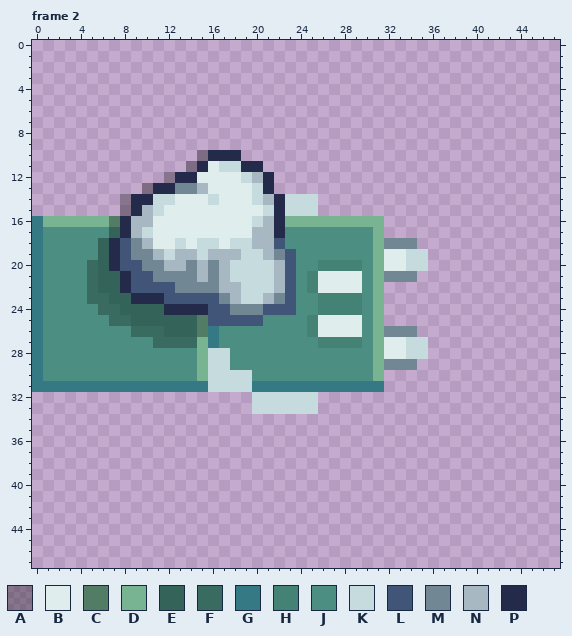
Pixel-art file: public/assets/graphics/snek-wearables.ase. The picture above was drawn from the file before the commit.
48x48 pixels, 23 frames. Colours within 5 levels of each other are drawn and written as one. Shown: frame 2. The commit also changed other frames, which this record leaves out.
Palette (. is transparent): A #0000004f  B #dfeded  C #537c65  D #78b392  E #34635a  F #396b61  G #357985  H #458276  J #4c8f82  K #c6dbde  L #405578  M #728794  N #a7b8c2  P #242b4a
After the commit:
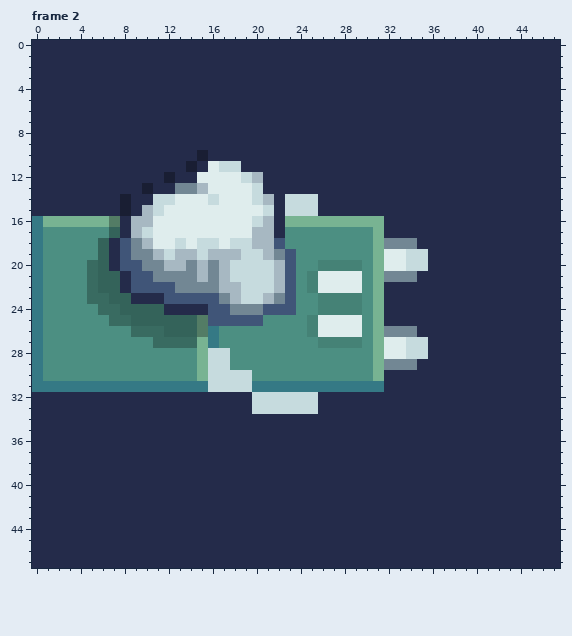
Diff:
layer "bg" now shown
colour A: #0000004f -> #191e33
Changed rows in their new state; - is a pixel that keeps its letter.
Frame 2, layer "bg":
first column x 0:
 0 PPPPPPPPPPPPPPPPPPPPPPPPPPPPPPPPPPPPPPPPPPPPPPPP
 1 PPPPPPPPPPPPPPPPPPPPPPPPPPPPPPPPPPPPPPPPPPPPPPPP
 2 PPPPPPPPPPPPPPPPPPPPPPPPPPPPPPPPPPPPPPPPPPPPPPPP
 3 PPPPPPPPPPPPPPPPPPPPPPPPPPPPPPPPPPPPPPPPPPPPPPPP
 4 PPPPPPPPPPPPPPPPPPPPPPPPPPPPPPPPPPPPPPPPPPPPPPPP
 5 PPPPPPPPPPPPPPPPPPPPPPPPPPPPPPPPPPPPPPPPPPPPPPPP
 6 PPPPPPPPPPPPPPPPPPPPPPPPPPPPPPPPPPPPPPPPPPPPPPPP
 7 PPPPPPPPPPPPPPPPPPPPPPPPPPPPPPPPPPPPPPPPPPPPPPPP
 8 PPPPPPPPPPPPPPPPPPPPPPPPPPPPPPPPPPPPPPPPPPPPPPPP
 9 PPPPPPPPPPPPPPPPPPPPPPPPPPPPPPPPPPPPPPPPPPPPPPPP
10 PPPPPPPPPPPPPPP----PPPPPPPPPPPPPPPPPPPPPPPPPPPPP
11 PPPPPPPPPPPPPP-------PPPPPPPPPPPPPPPPPPPPPPPPPPP
12 PPPPPPPPPPPP----------PPPPPPPPPPPPPPPPPPPPPPPPPP
13 PPPPPPPPPP------------PPPPPPPPPPPPPPPPPPPPPPPPPP
14 PPPPPPPP------------------PPPPPPPPPPPPPPPPPPPPPP
15 PPPPPPPP------------------PPPPPPPPPPPPPPPPPPPPPP
16 --------------------------------PPPPPPPPPPPPPPPP
17 --------------------------------PPPPPPPPPPPPPPPP
18 -----------------------------------PPPPPPPPPPPPP
19 ------------------------------------PPPPPPPPPPPP
20 ------------------------------------PPPPPPPPPPPP
21 -----------------------------------PPPPPPPPPPPPP
22 --------------------------------PPPPPPPPPPPPPPPP
23 --------------------------------PPPPPPPPPPPPPPPP
24 --------------------------------PPPPPPPPPPPPPPPP
25 --------------------------------PPPPPPPPPPPPPPPP
26 -----------------------------------PPPPPPPPPPPPP
27 ------------------------------------PPPPPPPPPPPP
28 ------------------------------------PPPPPPPPPPPP
29 -----------------------------------PPPPPPPPPPPPP
30 --------------------------------PPPPPPPPPPPPPPPP
31 --------------------------------PPPPPPPPPPPPPPPP
32 PPPPPPPPPPPPPPPPPPPP------PPPPPPPPPPPPPPPPPPPPPP
33 PPPPPPPPPPPPPPPPPPPP------PPPPPPPPPPPPPPPPPPPPPP
34 PPPPPPPPPPPPPPPPPPPPPPPPPPPPPPPPPPPPPPPPPPPPPPPP
35 PPPPPPPPPPPPPPPPPPPPPPPPPPPPPPPPPPPPPPPPPPPPPPPP
36 PPPPPPPPPPPPPPPPPPPPPPPPPPPPPPPPPPPPPPPPPPPPPPPP
37 PPPPPPPPPPPPPPPPPPPPPPPPPPPPPPPPPPPPPPPPPPPPPPPP
38 PPPPPPPPPPPPPPPPPPPPPPPPPPPPPPPPPPPPPPPPPPPPPPPP
39 PPPPPPPPPPPPPPPPPPPPPPPPPPPPPPPPPPPPPPPPPPPPPPPP
40 PPPPPPPPPPPPPPPPPPPPPPPPPPPPPPPPPPPPPPPPPPPPPPPP
41 PPPPPPPPPPPPPPPPPPPPPPPPPPPPPPPPPPPPPPPPPPPPPPPP
42 PPPPPPPPPPPPPPPPPPPPPPPPPPPPPPPPPPPPPPPPPPPPPPPP
43 PPPPPPPPPPPPPPPPPPPPPPPPPPPPPPPPPPPPPPPPPPPPPPPP
44 PPPPPPPPPPPPPPPPPPPPPPPPPPPPPPPPPPPPPPPPPPPPPPPP
45 PPPPPPPPPPPPPPPPPPPPPPPPPPPPPPPPPPPPPPPPPPPPPPPP
46 PPPPPPPPPPPPPPPPPPPPPPPPPPPPPPPPPPPPPPPPPPPPPPPP
47 PPPPPPPPPPPPPPPPPPPPPPPPPPPPPPPPPPPPPPPPPPPPPPPP
Changed places in both pictures, as pixel boxes (x1, y1, x2, y2):
changed: (32, 40, 560, 568)
